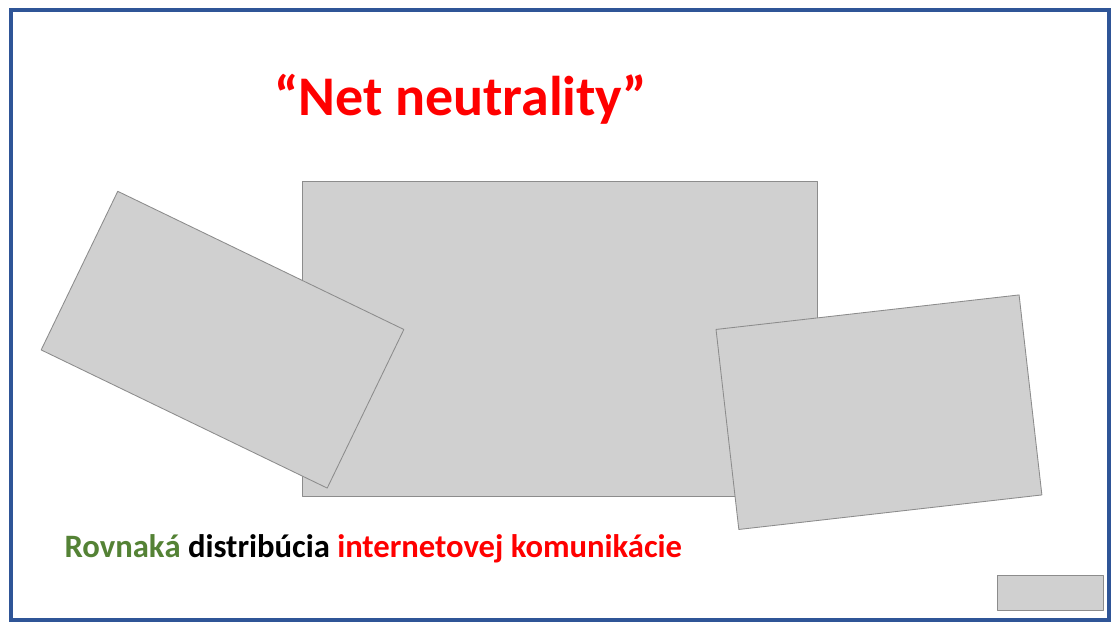
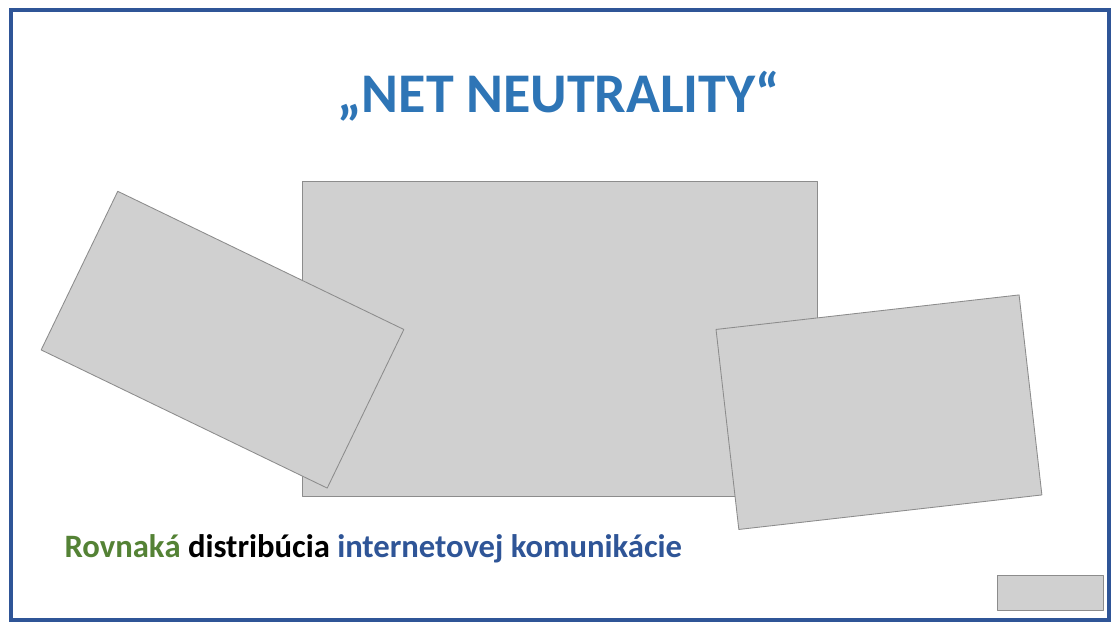
Before and after one commit to Realrio13/projekt, a slide deck: slide 4 of PrezentaciaRiso.pptx. Drawn at 1120x630 pixels with LibreOffice and Linux fonts; fonts in the diff are those of the drawing; grey boxes stand for pictures. Boxes give left, top, right and bottom in pixels: in the first picture for what was removed or moved away, otherwise in the second. Text is boxed around its words. In the diff, an @@ line names an element or a change of style, - is before the commit and + after.

```diff
--- a/PrezentaciaRiso.pptx
+++ b/PrezentaciaRiso.pptx
@@ title at (x1=338, y1=71, x2=779, y2=121): text changed; text colour #FF0000 to #2E75B6 @@
-“Net neutrality”
+„NET NEUTRALITY“
@@ text "Rovnaká distribúcia internetovej komunikácie" at (x1=65, y1=534, x2=682, y2=563): text colour #FF0000 to #2F5597 in "internetovej komunikácie" @@
```
Also in this commit, not shown: 4 other slides changed.
